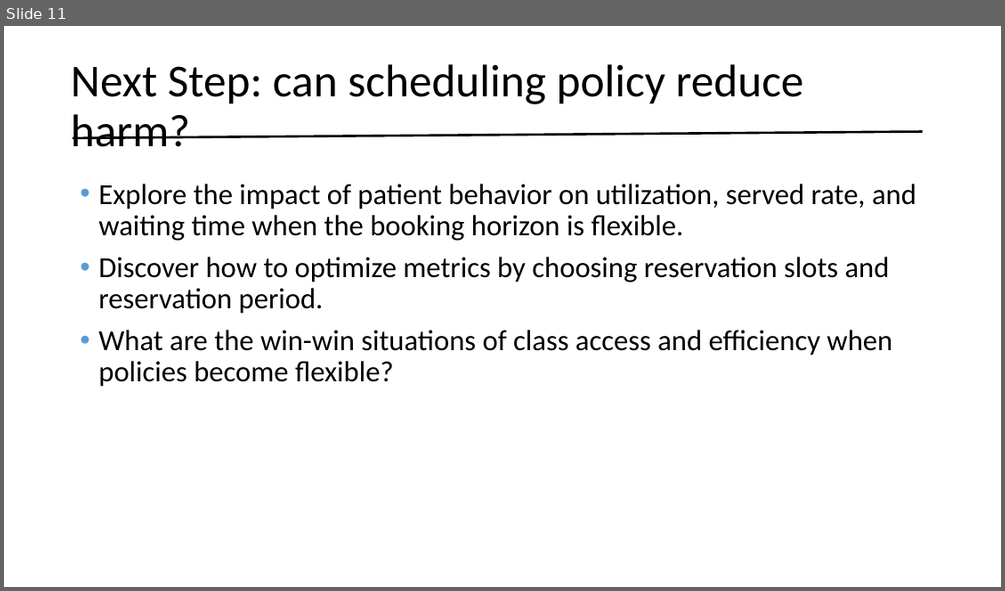
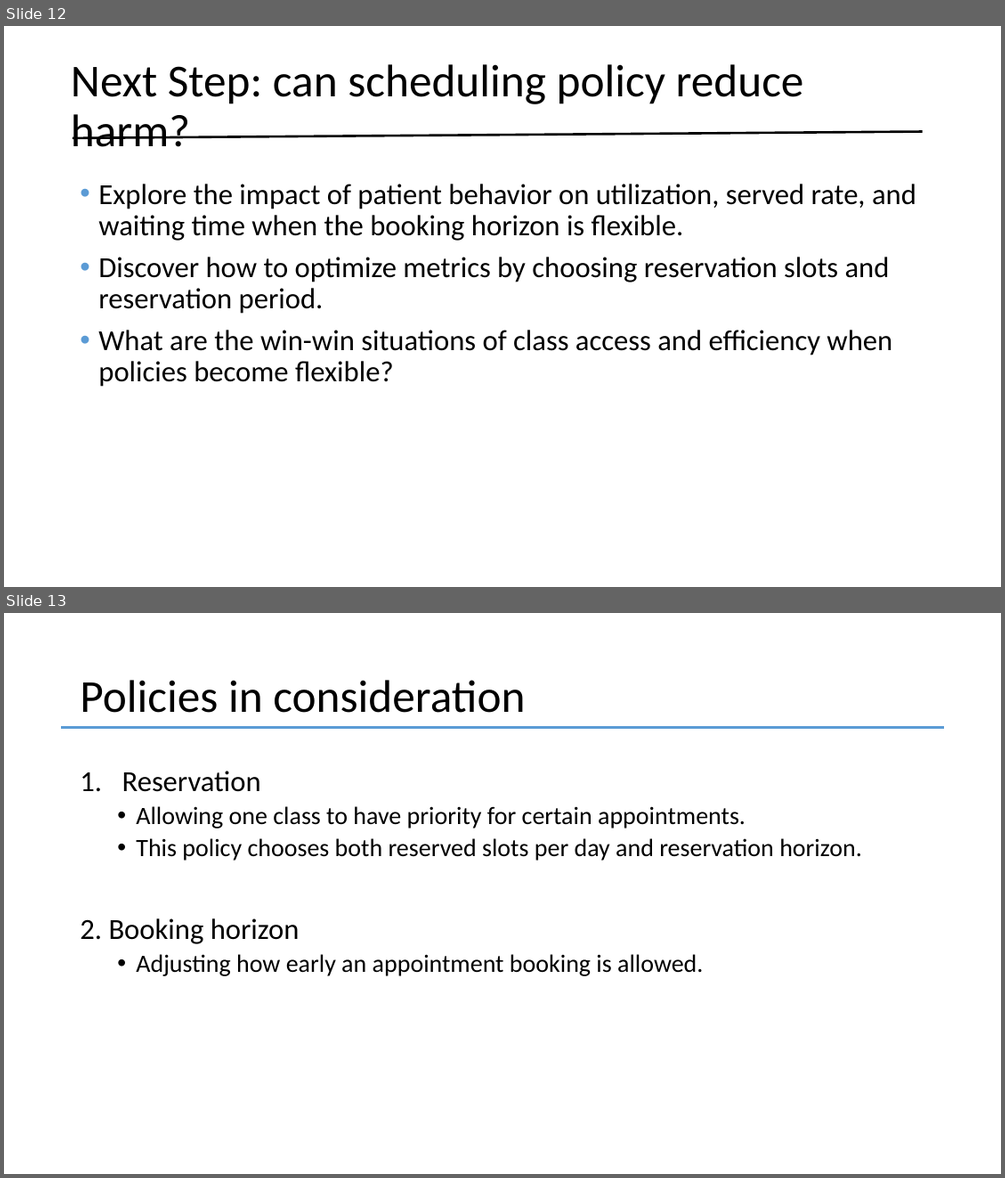
Before and after one commit to YcartXin/CUIMC-Appointment-Simulation, a slide deck: presentation/FCFS Presentation.pptx. Shown one above the other, each under a label of ours: slide 11 before the commit, slides 12 and 13 after it. The pictures are 1005x591 and 1005x1178 pixels, drawn with LibreOffice and Linux fonts; fonts in the diff are those of the drawing. Boxes give left, top, right and bottom in pixels: in the first picture for what was removed or moved away, otherwise in the second. Text is boxed around its words. In the diff, an @@ line names an element or a change of style, - is before the commit and + after.

```diff
--- a/presentation/FCFS Presentation.pptx
+++ b/presentation/FCFS Presentation.pptx
@@ slide 13 added at (x1=4, y1=613, x2=1001, y2=1174), background #FFFFFF @@
@@ title added at (x1=80, y1=680, x2=525, y2=713), 44 pt, text #000000 @@
+Policies in consideration
@@ line added from (61, 728) to (944, 728), #5B9BD5 2.25 pt @@
@@ text added at (x1=80, y1=771, x2=862, y2=976), 24 pt, text #000000 @@
+1. Reservation
+  • Allowing one class to have priority for certain appointments.
+  • This policy chooses both reserved slots per day and reservation horizon.
+2. Booking horizon
+  • Adjusting how early an appointment booking is allowed.
@@ what was slide 11 is now slide 12 @@
```
Also in this commit, not shown: 5 slides changed, 1 other slide added, 27 other files.
